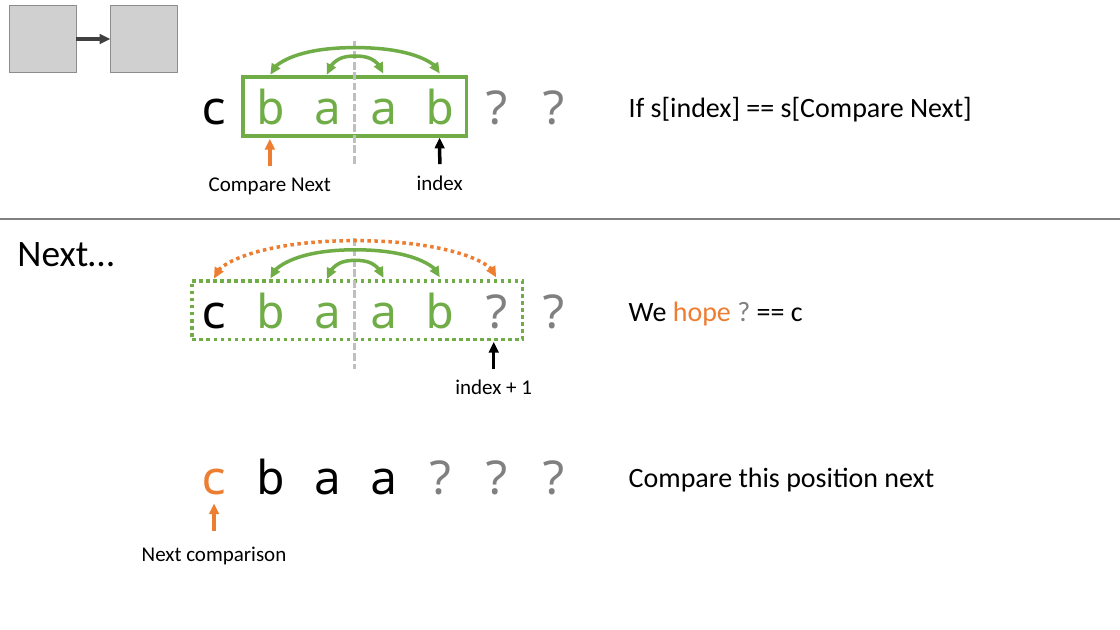
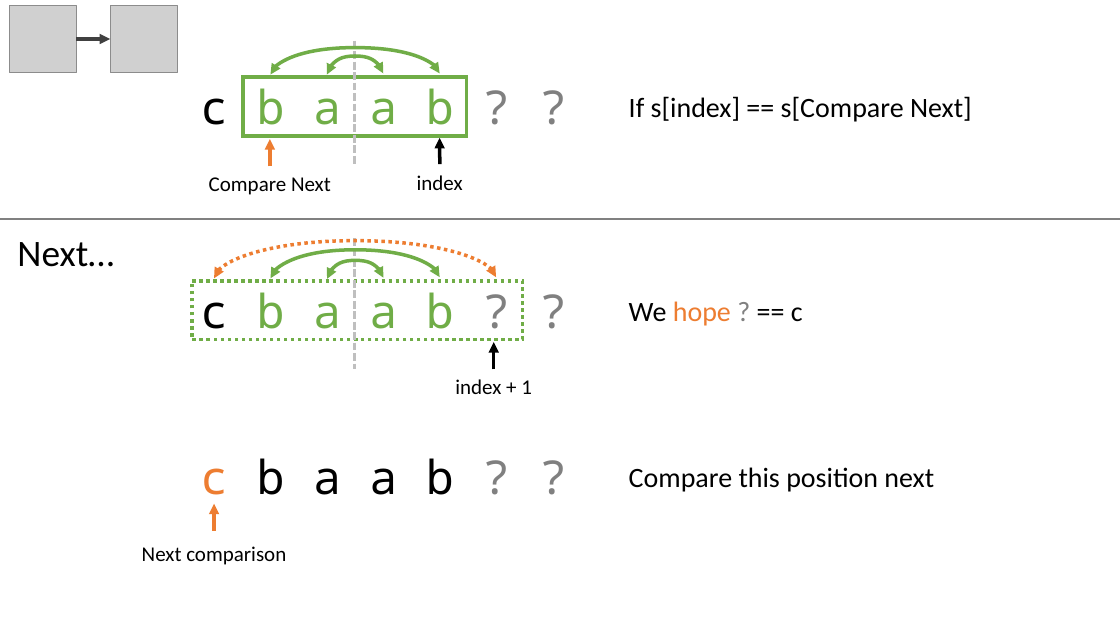
Before and after one commit to sc420/leetcode, a slide deck: slide 4 of 5/docs/Design Spec - Next Comparison.pptx. Drawn at 1120x630 pixels with LibreOffice and Linux fonts; fonts in the diff are those of the drawing; grey boxes stand for pictures. Boxes give left, top, right and bottom in pixels: in the first picture for what was removed or moved away, otherwise in the second. Text is boxed around its words. In the diff, an @@ line names an element or a change of style, - is before the commit and + after.

```diff
--- a/5/docs/Design Spec - Next Comparison.pptx
+++ b/5/docs/Design Spec - Next Comparison.pptx
@@ text at (x1=426, y1=458, x2=454, y2=495): text changed; text colour #808080 to #000000 @@
-?
+b
```
Also in this commit, not shown: 2 other slides changed.
